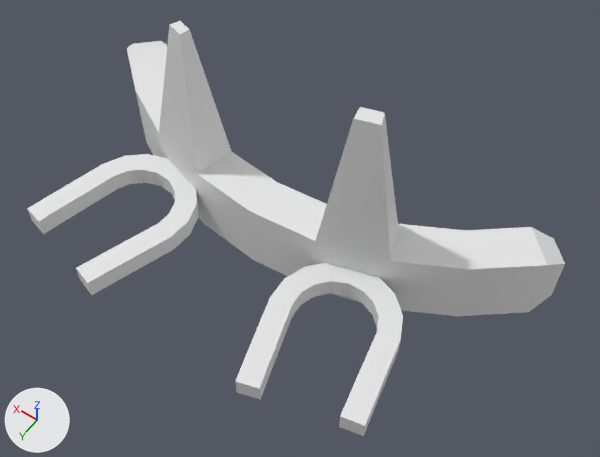
The OBJ model art/Trailers/Pull_Trailer/Pull_Trailer.obj, before and after one commit.
One viewpoint serves both versions: a camera (50 mm lens) standing at (-5.25, 6.79, 10.22) and looking at (-0.85, 0.64, 0.55). Arrows for +X, +Y and +Z are at lower left; the lights stay in place. Where no turn or scale is listed for an object, it has been applied to the vertices.

Objects in the first picture: 'PullingTrailer_Cylinder.001'.
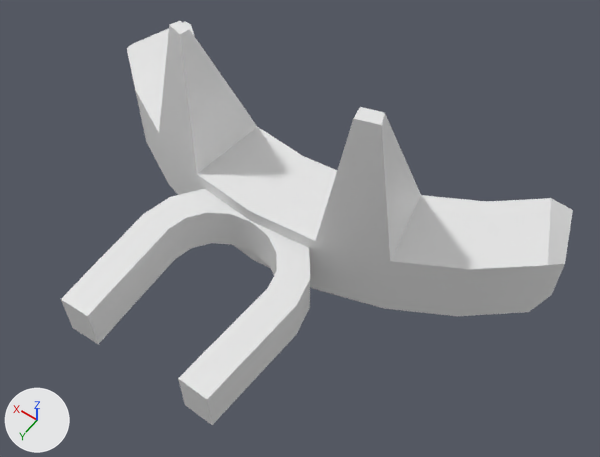
Changed parts and their boxes (x1, y1, x2, y2) in the pictures (600 x 457 px; the box of a moved part takes in the faces that stretch with it):
'PullingTrailer_Cylinder.001', reshaped
    before: (27, 21, 565, 436)
    after: (61, 21, 573, 425)
part 1 of me_pullingtrailer_cylinder_001, moved or reshaped
    before: (27, 154, 199, 295)
    after: (61, 189, 310, 425)
part 2 of me_pullingtrailer_cylinder_001, deleted
    before: (235, 263, 403, 436)
part 3 of me_pullingtrailer_cylinder_001, moved or reshaped
    before: (127, 29, 565, 269)
    after: (127, 22, 573, 269)

The edits, one by one:
me_pullingtrailer_cylinder_001 is used by ob_pullingtrailer_cylinder_001; location (0.0, 0.0, 0.0).
me_pullingtrailer_cylinder_001 had 156 vertices, 300 faces and spanned x -4.26..4.3, y -1.65..2.94, z -0.84..2.83.
me_pullingtrailer_cylinder_001 now has 104 vertices, 200 faces and spans x -4.26..4.3, y -2.34..3.45, z -0.84..2.83.
me_pullingtrailer_cylinder_001 part 1: the loose piece of 52 vertices spanning x 0.93..3.19, y 0.32..2.94, z -0.37..-0.05 is multiplied about its middle by the matrix ((1.406, -0.377, 0.0), (0.338, 1.261, 0.0), (0.0, 0.0, 2.41)), then moved by (-1.98, 0.39, 0.0).
me_pullingtrailer_cylinder_001 part 2: the loose piece of 52 vertices spanning x -3.2..-0.94, y 0.31..2.93, z -0.37..-0.05 is deleted.
Part 3, on me_pullingtrailer_cylinder_001:
22 vertices in x -3.93..3.94, y -1.65..0.02, z -0.84..0.42 move by (0.0, -0.69, 0.0).
